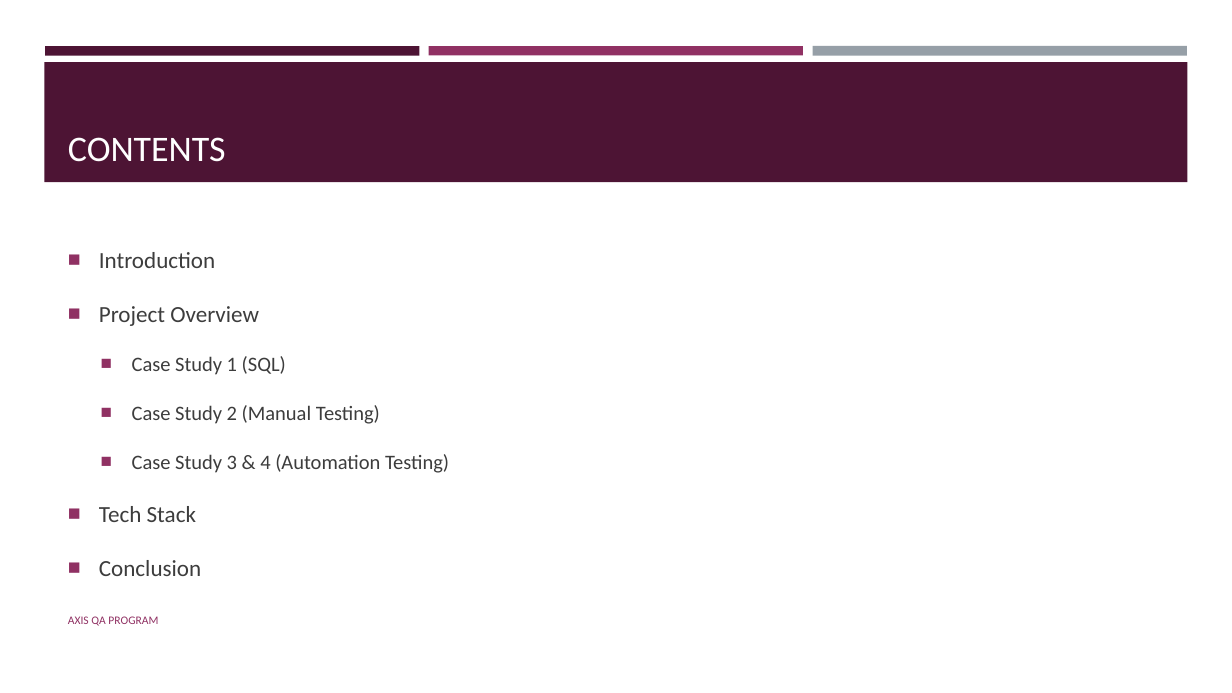
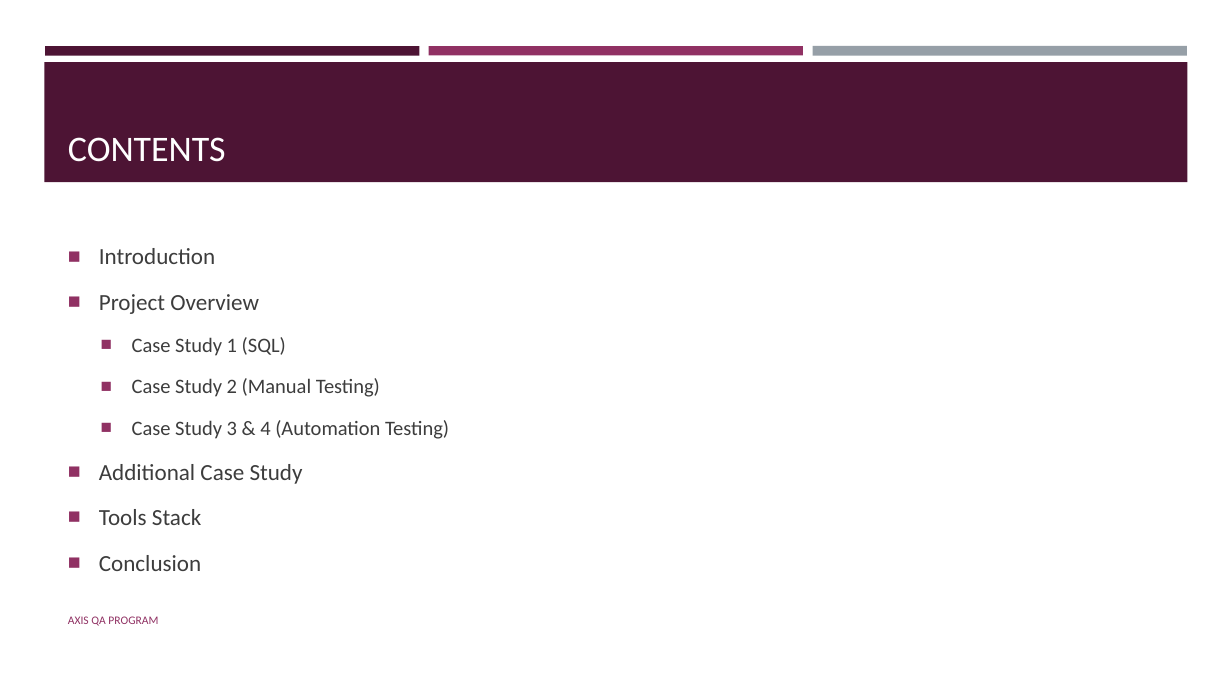
Before and after one commit to suyogwaghere/AxisBank_Case_Studies, a slide deck: slide 2 of PPT/Group 5 AXIS QA Capstone Project.pptx. Drawn at 1232x693 pixels with LibreOffice and Linux fonts; fonts in the diff are those of the drawing. Boxes give left, top, right and bottom in pixels: in the first picture for what was removed or moved away, otherwise in the second. Text is boxed around its words. In the diff, an @@ line names an element or a change of style, - is before the commit and + after.

```diff
--- a/PPT/Group 5 AXIS QA Capstone Project.pptx
+++ b/PPT/Group 5 AXIS QA Capstone Project.pptx
@@ text at (x1=99, y1=248, x2=449, y2=571): line spacing 1.5 to 1.2 @@
@@ text at (x1=99, y1=464, x2=303, y2=525): text changed @@
-■ Tech Stack
+■ Additional Case Study
+■ Tools Stack
```
Also in this commit, not shown: 4 other slides changed.
